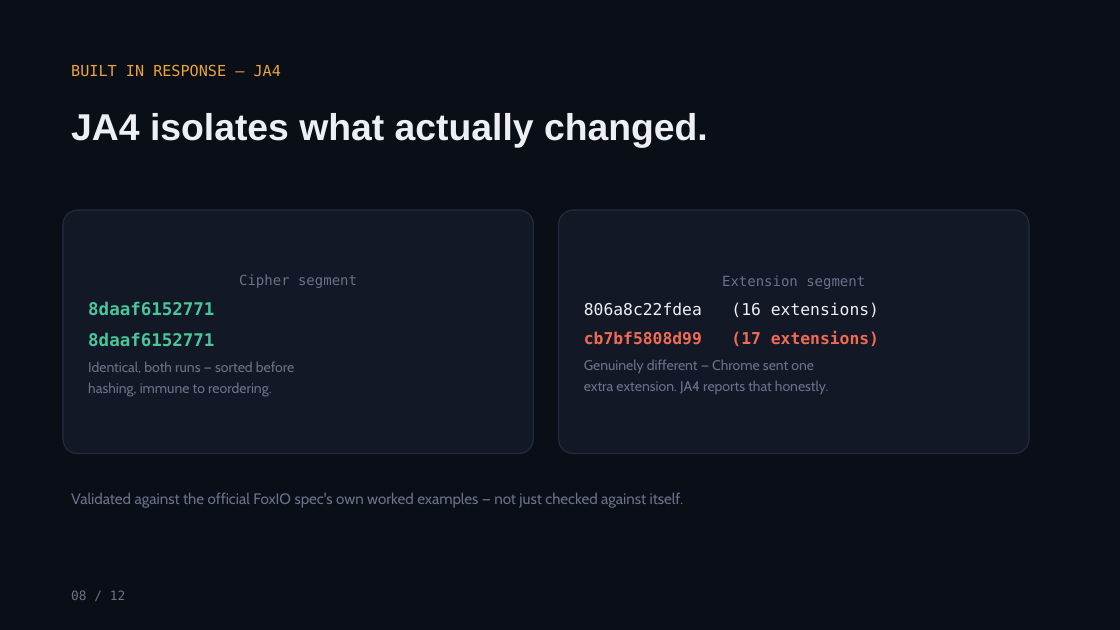
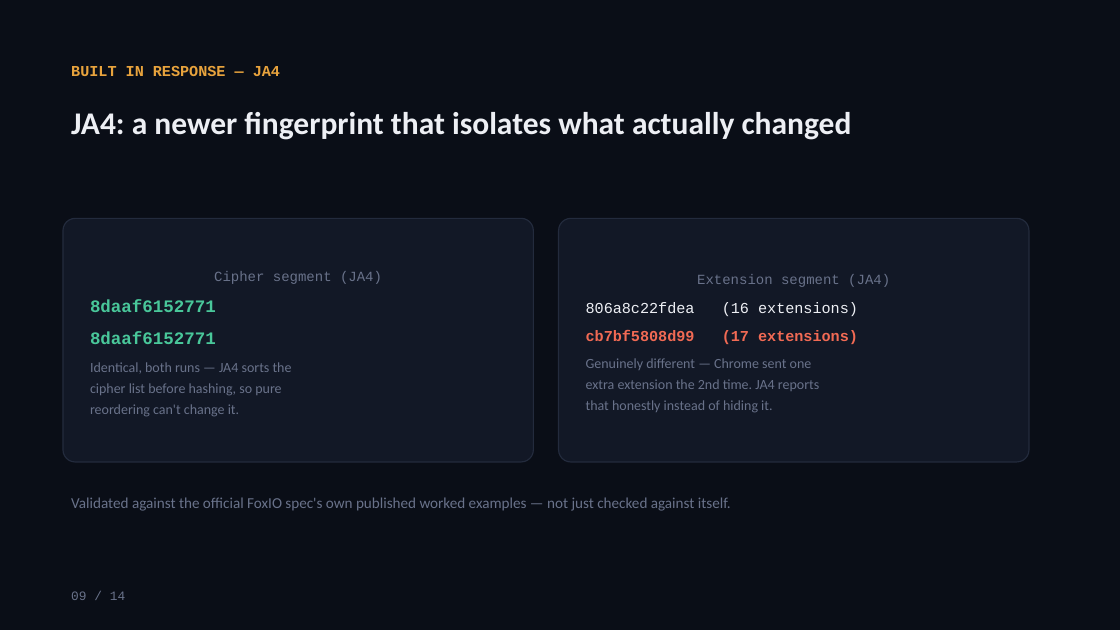
Before and after one commit to YashG1836/TLS_fingerprint_CN, a slide deck: slide 9 of TLS_Fingerprinting_Presentation.pptx (slide 8 before the commit). Drawn at 1120x630 pixels with LibreOffice and Linux fonts; fonts in the diff are those of the drawing. Boxes give left, top, right and bottom in pixels: in the first picture for what was removed or moved away, otherwise in the second. Text is boxed around its words. In the diff, an @@ line names an element or a change of style, - is before the commit and + after.

```diff
--- a/TLS_Fingerprinting_Presentation.pptx
+++ b/TLS_Fingerprinting_Presentation.pptx
@@ text "BUILT IN RESPONSE — JA4" at bbox=[71, 66, 280, 76]: font DejaVu Sans Mono to Courier New, bold on @@
@@ text at bbox=[71, 112, 852, 140]: text changed; size 32 to 27 pt; font Arial to Calibri @@
-JA4 isolates what actually changed.
+JA4: a newer fingerprint that isolates what actually changed
@@ rounded rectangle "Cipher segment (JA4)": place and size @@
-rounded rectangle "Cipher segment (JA4)" at bbox=[63, 210, 534, 454]
+rounded rectangle "Cipher segment (JA4)" at bbox=[63, 218, 534, 462]
@@ rounded rectangle "Cipher segment (JA4)" at bbox=[63, 218, 534, 462]: proportions changed @@
@@ rounded rectangle "Extension segment (JA4)": place and size @@
-rounded rectangle "Extension segment (JA4)" at bbox=[559, 210, 1029, 454]
+rounded rectangle "Extension segment (JA4)" at bbox=[559, 218, 1029, 462]
@@ rounded rectangle "Extension segment (JA4)" at bbox=[559, 218, 1029, 462]: proportions changed @@
@@ text in rounded rectangle at bbox=[214, 271, 382, 284]: text changed; font DejaVu Sans Mono to Courier New @@
-Cipher segment
+Cipher segment (JA4)
@@ text in rounded rectangle at bbox=[697, 274, 890, 287]: text changed; font DejaVu Sans Mono to Courier New @@
-Extension segment
+Extension segment (JA4)
@@ text in rounded rectangle at bbox=[90, 300, 216, 344]: font DejaVu Sans Mono to Courier New in "8daaf6152771", "8daaf6152771"; more space between paragraphs @@
@@ text in rounded rectangle at bbox=[586, 302, 858, 344]: size 14 to 13 pt, font DejaVu Sans Mono to Courier New in "806a8c22fdea (16 extensions)", "cb7bf5808d99 (17 extensions)"; more space between paragraphs @@
@@ text in rounded rectangle at bbox=[586, 358, 819, 412]: text changed; font Cabin to Calibri @@
-Genuinely different — Chrome sent one
-extra extension. JA4 reports that honestly.
+Genuinely different — Chrome sent one
+extra extension the 2nd time. JA4 reports
+that honestly instead of hiding it.
@@ text in rounded rectangle at bbox=[90, 362, 292, 416]: text changed; font Cabin to Calibri @@
-Identical, both runs — sorted before
-hashing, immune to reordering.
+Identical, both runs — JA4 sorts the
+cipher list before hashing, so pure
+reordering can't change it.
@@ text at bbox=[71, 497, 731, 511]: text changed; font Cabin to Calibri @@
-Validated against the official FoxIO spec's own worked examples — not just checked against itself.
+Validated against the official FoxIO spec's own published worked examples — not just checked against itself.
@@ text at bbox=[71, 591, 125, 600]: text changed; font DejaVu Sans Mono to Courier New @@
-08 / 12
+09 / 14
```
Also in this commit, not shown: 6 other slides changed, 7 slides added, 5 slides removed, 2 other files.
